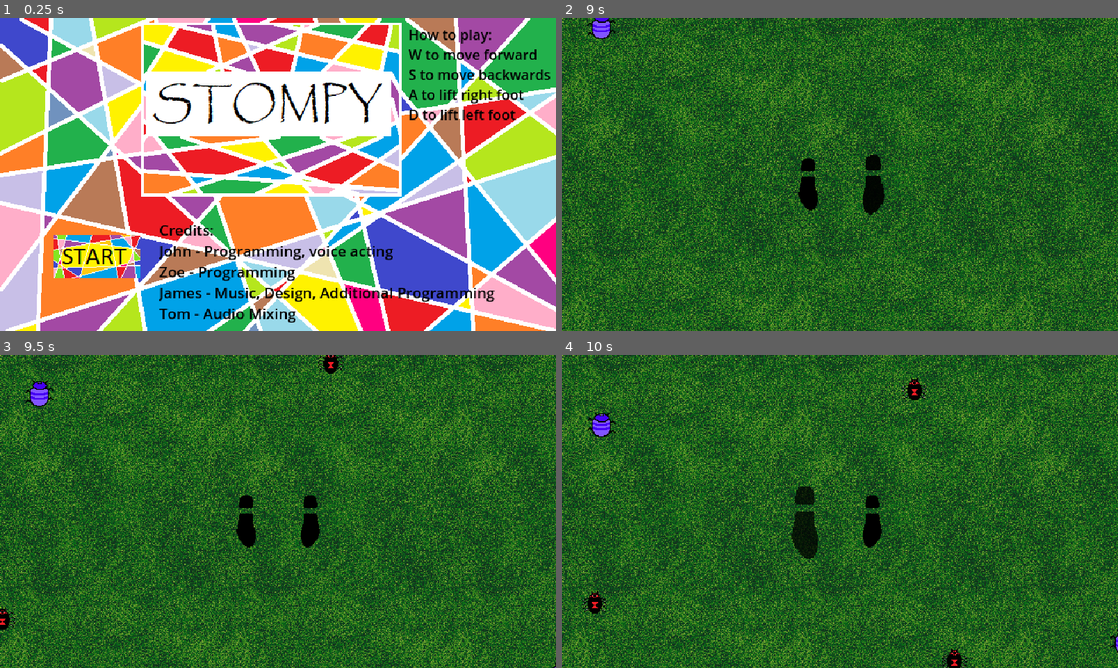
Above: before the commit, frames 1-4 (two rows, left to right).
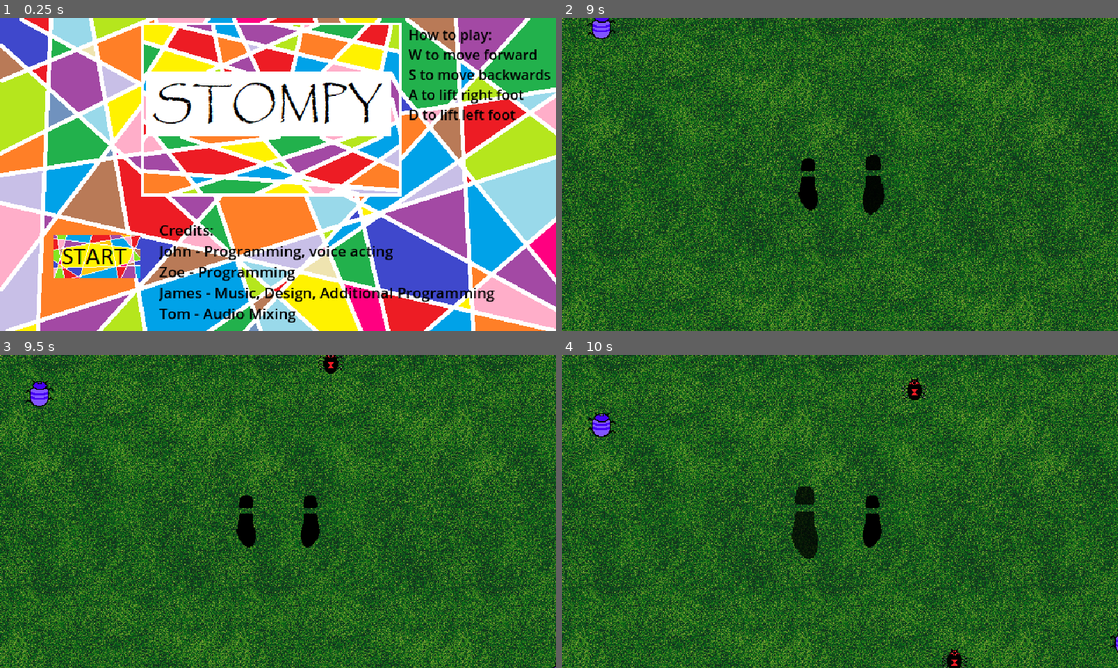
Above: after the commit, the same moments.

Repository: Burger-Bois/ld56
Game: Godot game, scene res://src/main.tscn
Two runs of this game, one before a commit and one after it. Both use one fixed random seed, a clock stepped at 60 frames per second and the inputs below.
Inputs (mouse positions are in pixels of both pictures, inside the frame that each line leads up to):
- Up to frame 1 (0.25 s): no input
- Up to frame 2 (9 s): click (656, 255) at 0.5 s; tap Enter at 1.25, 4.25, 6.5 s; hold D (right) 1.28-2.03 s; hold S (backward) 2.03-2.78 s; tap Space at 2.75, 5.75, 8 s; hold D (right) 2.78-3.53 s; hold W (forward) 3.53-4.28 s; hold A (left) 4.28-5.78 s; hold S (backward) 5.78-6.53 s; hold D (right) 6.53-7.28 s; hold W (forward) 7.28-8.03 s; hold D (right) 8.03-8.78 s; hold S (backward) from 8.78 s (still down)
- Up to frame 3 (9.5 s): keep holding S (backward)
- Up to frame 4 (10 s): release S (backward) at 9.53 s; hold A (left) from 9.53 s (still down)

Frames 1-2 are identical in both runs. In frame 3, 0.1% of the frame differs, in the area x 0-3%, y 80-88%; in frame 4, 0.2%, in the area x 3-9%, y 75-83%.

Commit message:
increasing difficulty with time

Diff:
--- a/src/player.gd
+++ b/src/player.gd
@@ -70,7 +70,6 @@
 	var new_health = _health - enemy.damage
 	set_health(new_health)
 	print("health: " + str(_health))
-	#kill()
 
 
 func on_enemy_hit(enemy: Enemy):
--- a/src/stage.gd
+++ b/src/stage.gd
@@ -9,7 +9,10 @@
 
 enum FinishState {GAME_OVER}
 
-var max_enemies = 50
+const DEFAULT_ENEMIES = 15
+
+var _difficulty = 1
+var max_enemies
 var enemy_count
 
 var enemies
@@ -18,6 +21,8 @@
 
 # Called when the node enters the scene tree for the first time.
 func _ready() -> void:
+	max_enemies = DEFAULT_ENEMIES
+	$DifficultyTimer.start()
 	enemies = [linear_enemy_scene, random_enemy_scene]
 	enemy_count = count_enemies()
 
@@ -28,6 +33,7 @@
 
 
 func spawn():
+	print("Current enemies: " + str(enemy_count) + ", Max enemies: " + str(max_enemies))
 	if enemy_count < max_enemies:
 		var enemy_select = randi_range(0, enemies.size() - 1)
 		var enemy := enemies[enemy_select].instantiate() as Enemy
@@ -51,6 +57,9 @@
 	finished.emit(FinishState.GAME_OVER)
 
 
-
 func _on_enemy_timer_timeout() -> void:
 	spawn()
+
+func _on_difficulty_timer_timeout() -> void:
+	_difficulty += 1
+	max_enemies = DEFAULT_ENEMIES * _difficulty
--- a/src/stage.tscn
+++ b/src/stage.tscn
@@ -119,5 +119,9 @@
 position = Vector2(1220, 266)
 shape = SubResource("WorldBoundaryShape2D_0056x")
 
+[node name="DifficultyTimer" type="Timer" parent="."]
+wait_time = 15.0
+
 [connection signal="killed" from="Player" to="." method="game_over"]
 [connection signal="timeout" from="EnemyTimer" to="." method="_on_enemy_timer_timeout"]
+[connection signal="timeout" from="DifficultyTimer" to="." method="_on_difficulty_timer_timeout"]
Not shown: 1 places in src/random_enemy.tscn that only renumber resources
Not shown: 1 places in src/stage.tscn that only renumber resources
